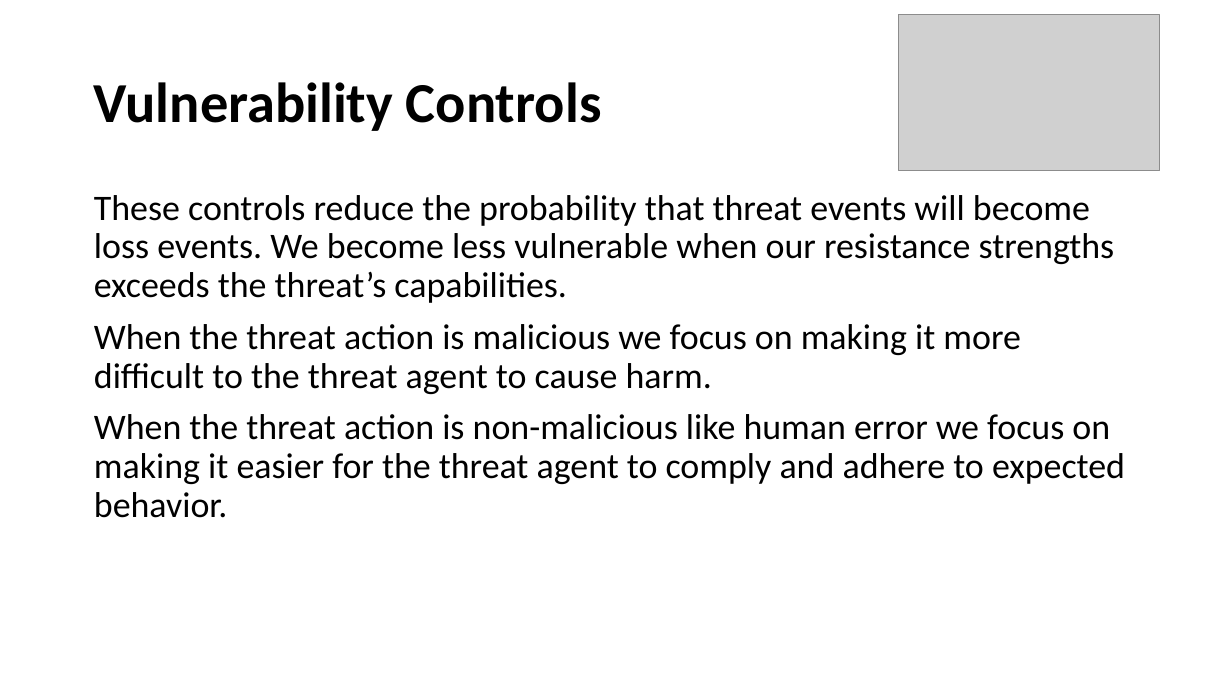
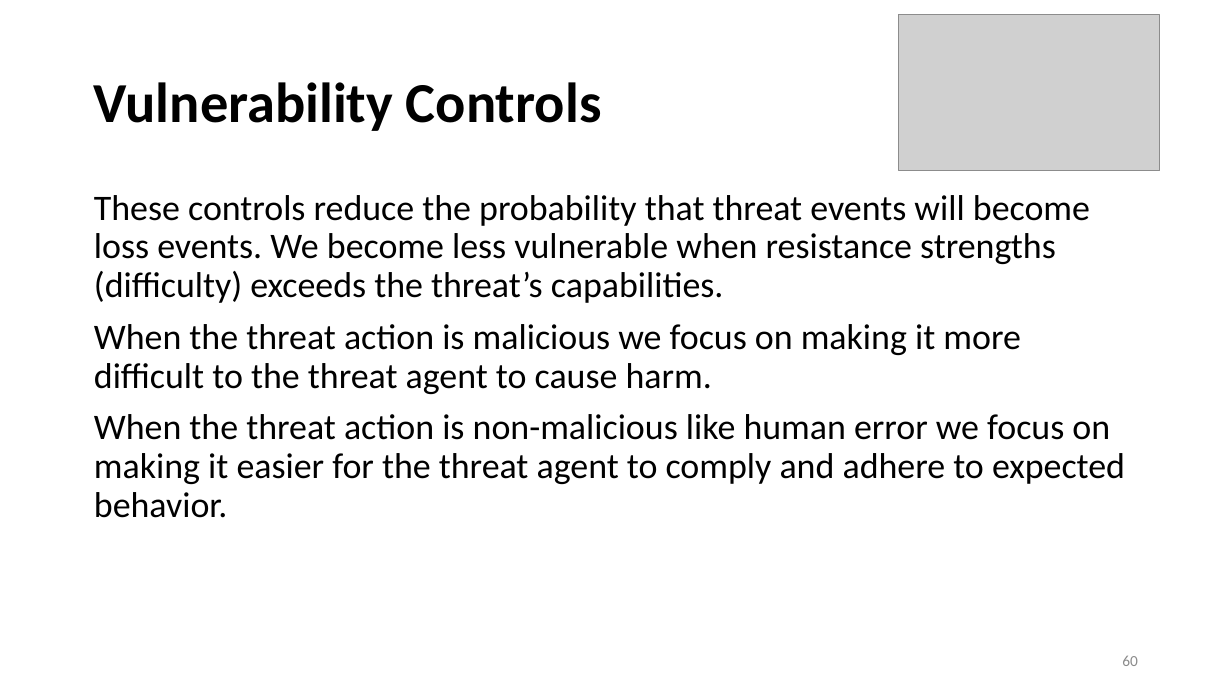
Before and after one commit to OSUso/FAIR-Open-Course, a slide deck: slide 60 of FAIR Open Course - Module 02 - The FAIR Model.pptx (slide 57 before the commit). Drawn at 1232x693 pixels with LibreOffice and Linux fonts; fonts in the diff are those of the drawing; grey boxes stand for pictures. Boxes give left, top, right and bottom in pixels: in the first picture for what was removed or moved away, otherwise in the second. Text is boxed around its words. In the diff, an @@ line names an element or a change of style, - is before the commit and + after.

```diff
--- a/FAIR Open Course - Module 02 - The FAIR Model.pptx
+++ b/FAIR Open Course - Module 02 - The FAIR Model.pptx
@@ text at box(94, 195, 1090, 303): text changed @@
-These controls reduce the probability that threat events will become loss events. We become less vulnerable when our resistance strengths exceeds the threat’s capabilities.
+These controls reduce the probability that threat events will become loss events. We become less vulnerable when resistance strengths (difficulty) exceeds the threat’s capabilities.
@@ page number added at box(1122, 655, 1138, 666), 12 pt, text #8C8C8C @@
+60
```
Also in this commit, not shown: 62 other slides changed, 3 slides added, 2 other files.
